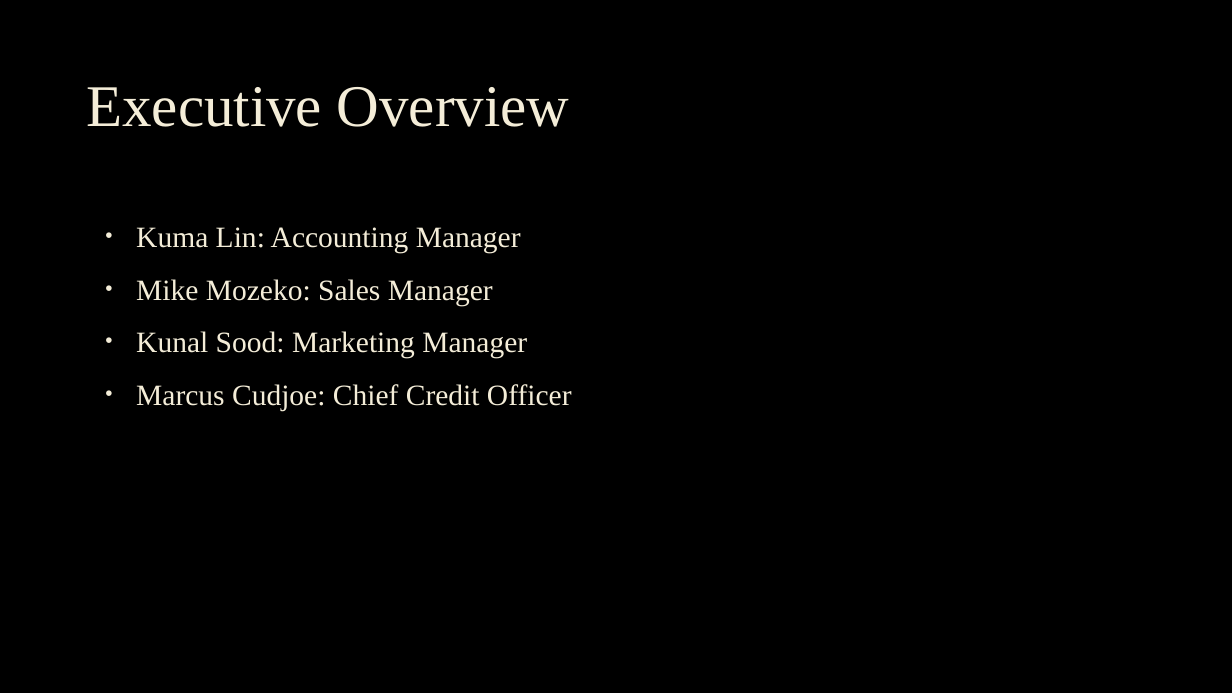
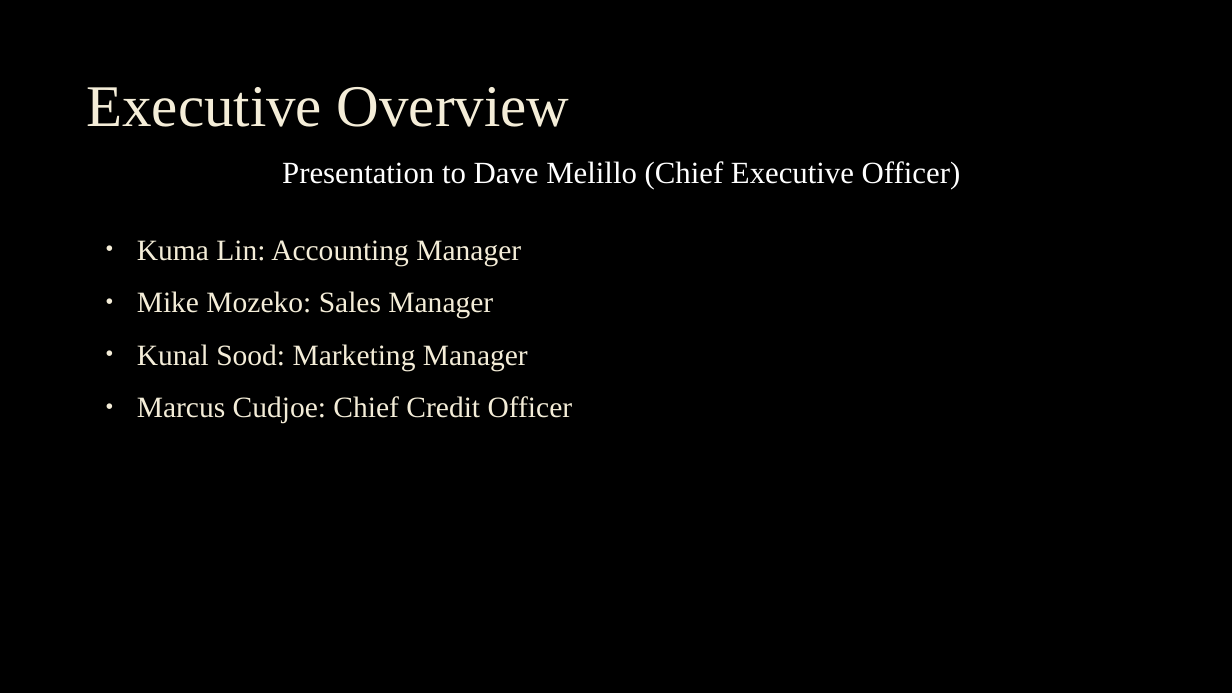
Before and after one commit to therealkuma/fintech_collab, a slide deck: slide 3 of Strategy and Decision Automation.pptx. Drawn at 1232x693 pixels with LibreOffice and Linux fonts; fonts in the diff are those of the drawing; background and template pictures are left out. Boxes give left, top, right and bottom in pixels: in the first picture for what was removed or moved away, otherwise in the second. Text is boxed around its words. In the diff, an @@ line names an element or a change of style, - is before the commit and + after.

```diff
--- a/Strategy and Decision Automation.pptx
+++ b/Strategy and Decision Automation.pptx
@@ text added at [282, 161, 961, 189], 24 pt, text #FFFFFF @@
+Presentation to Dave Melillo (Chief Executive Officer)
@@ text "Kuma Lin: Accounting Manager": place and size @@
-text "Kuma Lin: Accounting Manager" at [136, 227, 572, 411]
+text "Kuma Lin: Accounting Manager" at [137, 240, 573, 424]
```
Also in this commit, not shown: 2 other slides changed.
